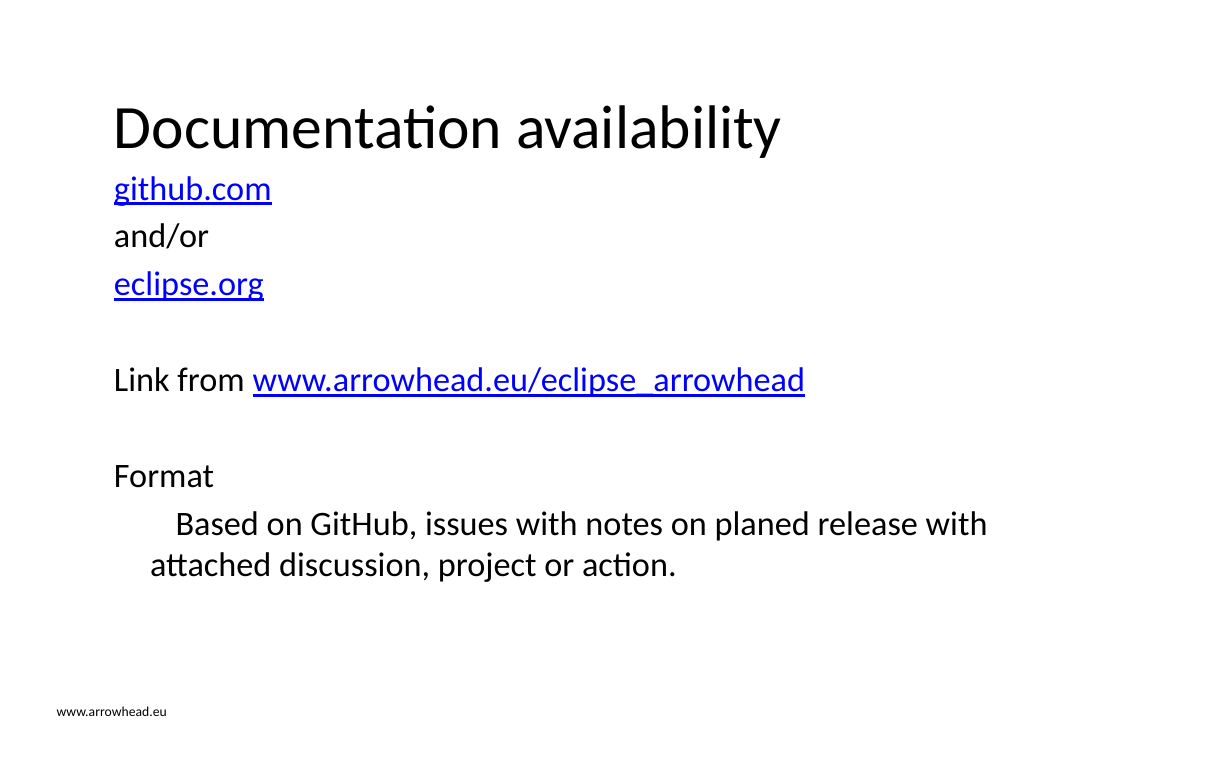
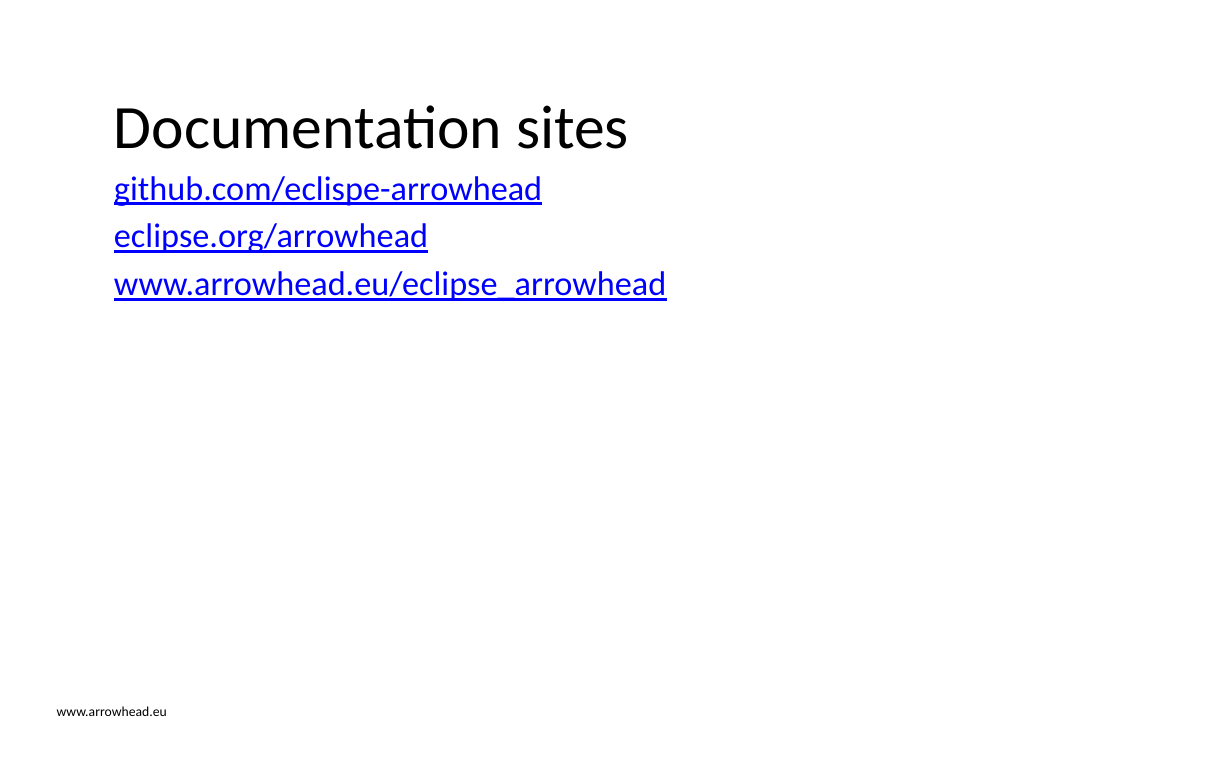
Before and after one commit to eclipse-arrowhead/roadmap, a slide deck: slide 16 of Governanace_strategy/Eclipse_Arrowhead_Roadmap_organisation.pptx (slide 10 before the commit). Drawn at 1232x770 pixels with LibreOffice and Linux fonts; fonts in the diff are those of the drawing; background and template pictures are left out. Boxes give left, top, right and bottom in pixels: in the first picture for what was removed or moved away, otherwise in the second. Text is boxed around its words. In the diff, an @@ line names an element or a change of style, - is before the commit and + after.

Commit message:
Roadmap WG MoM 210609
Including Documentation strategy in the Roadmap governance document

```diff
--- a/Governanace_strategy/Eclipse_Arrowhead_Roadmap_organisation.pptx
+++ b/Governanace_strategy/Eclipse_Arrowhead_Roadmap_organisation.pptx
@@ title at bbox=[114, 105, 629, 149]: text changed @@
-Documentation availability
+Documentation sites
@@ text at bbox=[114, 176, 666, 301]: text changed; text colour #000000 to #0000FF @@
-github.com
-and/or
-eclipse.org
-Link from www.arrowhead.eu/eclipse_arrowhead
-Format
-  Based on GitHub, issues with notes on planed release with attached discussion, project or action.
+github.com/eclispe-arrowhead
+eclipse.org/arrowhead
+www.arrowhead.eu/eclipse_arrowhead
```
Also in this commit, not shown: 6 other slides changed, 6 slides added, 6 other files.
